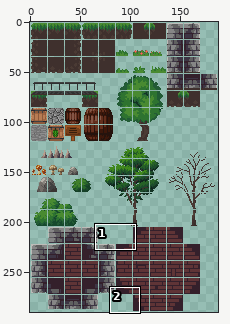
Two states of a sprite sheet, android/assets/maps/tileset.png. Above: a wide view before the commit, with the close-up outlined.
Close-up. First the earlier version:
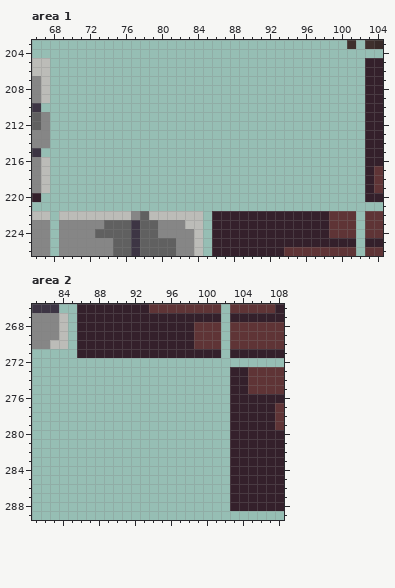
The file is 188x290 pixels. Colours within 5 levels of each other are drawn and written as one. Shown: area 1: x 66..104, y 203..226; area 2: x 81..108, y 266..289.
The same view after the edit:
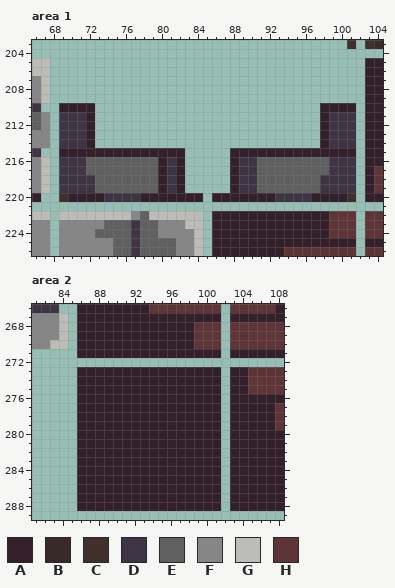
Palette (. is transparent): A #34202b  B #382a28  C #3f302d  D #3d3544  E #606060  F #868686  G #bcbcb8  H #5f3436
The edit:
--- area 1
@@ x 66..104 @@
 209 FG...................................AA
-210 D....................................AA
-211 EF...................................AA
-212 EF...................................AA
-213 FF...................................AA
-214 FF...................................AA
-215 D....................................AA
-216 FG...................................AA
-217 FG...................................AH
-218 FG...................................AH
-219 FG...................................AH
-220 A....................................AA
+210 D..AAAA.........................AAAA.AA
+211 EF.DDDA.........................ADDD.AA
+212 EF.DDDA.........................ADDD.AA
+213 FF.DDDA.........................ADDD.AA
+214 FF.DDDA.........................ADDD.AA
+215 D..AAAAAAAAAAAAAA.....AAAAAAAAAAAAAA.AA
+216 FG.DDDEEEEEEEEADA.....ADDEEEEEEEEDDD.AA
+217 FG.DDDEEEEEEEEADA.....ADDEEEEEEEEDDD.AH
+218 FG.DDDDEEEEEEEADA.....ADDEEEEEEEDDDD.AH
+219 FG.DDDDEEEEEEEADA.....ADDEEEEEEEDDDD.AH
+220 A..CAAAADDDDAAAAAAA.AAAAAAADDDDAAAAC.AA
 221 .......................................
--- area 2
@@ x 81..108 @@
 272 ............................
-273 ......................AAHHHH
-274 ......................AAHHHH
-275 ......................AAHHHH
-276 ......................AAAAAA
-277 ......................AAAAAH
-278 ......................AAAAAH
-279 ......................AAAAAH
-280 ......................AAAAAA
-281 ......................AAAAAA
-282 ......................AAAAAA
-283 ......................AAAAAA
-284 ......................AAAAAA
-285 ......................AAAAAA
-286 ......................AAAAAA
-287 ......................AAAAAA
-288 ......................AAAAAA
+273 .....AAAAAAAAAAAAAAAA.AAHHHH
+274 .....AAAAAAAAAAAAAAAA.AAHHHH
+275 .....AAAAAAAAAAAAAAAA.AAHHHH
+276 .....AAAAAAAAAAAAAAAA.AAAAAA
+277 .....AAAAAAAAAAAAAAAA.AAAAAH
+278 .....AAAAAAAAAAAAAAAA.AAAAAH
+279 .....AAAAAAAAAAAAAAAA.AAAAAH
+280 .....AAAAAAAAAAAAAAAA.AAAAAA
+281 .....AAAAAAAAAAAAAAAA.AAAAAA
+282 .....AAAAAAAAAAAAAAAA.AAAAAA
+283 .....AAAAAAAAAAAAAAAA.AAAAAA
+284 .....AAAAAAAAAAAAAAAA.AAAAAA
+285 .....AAAAAAAAAAAAAAAA.AAAAAA
+286 .....AAAAAAAAAAAAAAAA.AAAAAA
+287 .....AAAAAAAAAAAAAAAA.AAAAAA
+288 .....AAAAAAAAAAAAAAAA.AAAAAA
 289 ............................
